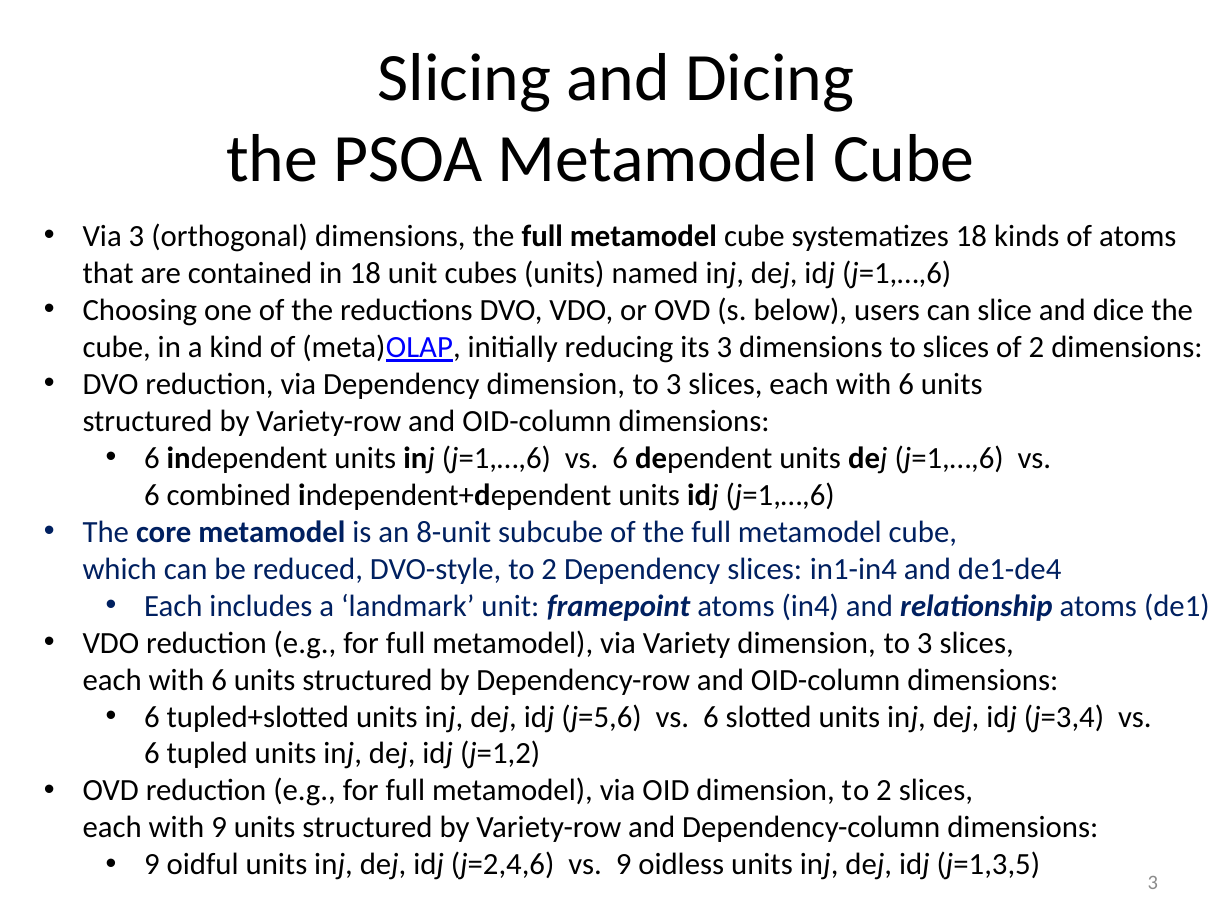
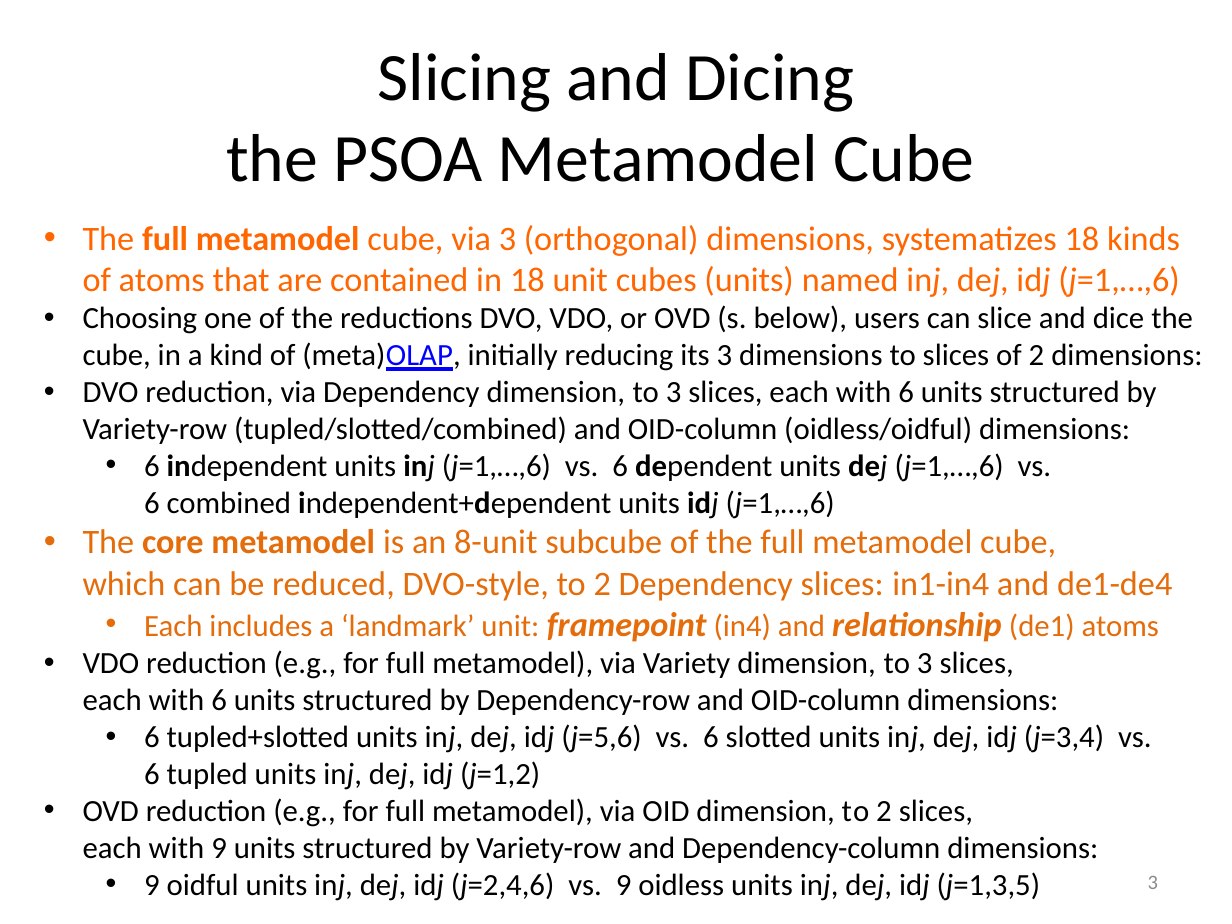
Before and after one commit to RuleML/ruleml-website, a slide deck: slide 3 of talks/PSOAMetamodelGrailogWedding.pptx. Drawn at 1232x924 pixels with LibreOffice and Linux fonts; fonts in the diff are those of the drawing. Boxes give left, top, right and bottom in pixels: in the first picture for what was removed or moved away, otherwise in the second. Text is boxed around its words. In the diff, an @@ line names an element or a change of style, - is before the commit and + after.

```diff
--- a/talks/PSOAMetamodelGrailogWedding.pptx
+++ b/talks/PSOAMetamodelGrailogWedding.pptx
@@ text at [83,225,1180,297]: text changed; size 18 to 20 pt; text colour #000000 to #FF6600 @@
-• Via 3 (orthogonal) dimensions, the full metamodel cube systematizes 18 kinds of atoms
-  that are contained in 18 unit cubes (units) named inj, dej, idj (j=1,…,6)
+• The full metamodel cube, via 3 (orthogonal) dimensions, systematizes 18 kinds
+  of atoms that are contained in 18 unit cubes (units) named inj, dej, idj (j=1,…,6)
@@ text at [83,380,1157,444]: text changed @@
-• DVO reduction, via Dependency dimension, to 3 slices, each with 6 units
-  structured by Variety-row and OID-column dimensions:
+• DVO reduction, via Dependency dimension, to 3 slices, each with 6 units structured by
+  Variety-row (tupled/slotted/combined) and OID-column (oidless/oidful) dimensions:
@@ text at [83,529,1172,601]: size 18 to 20 pt, text colour #002060 to #E46C0A in "The core metamodel is an 8-unit subcube ..." @@
@@ text at [144,612,1159,642]: text changed; text colour #002060 to #E46C0A @@
-  • Each includes a ‘landmark’ unit: framepoint atoms (in4) and relationship atoms (de1)
+  • Each includes a ‘landmark’ unit: framepoint (in4) and relationship (de1) atoms
```
Also in this commit, not shown: 1 other slide changed, 2 slides added, 1 other file.
